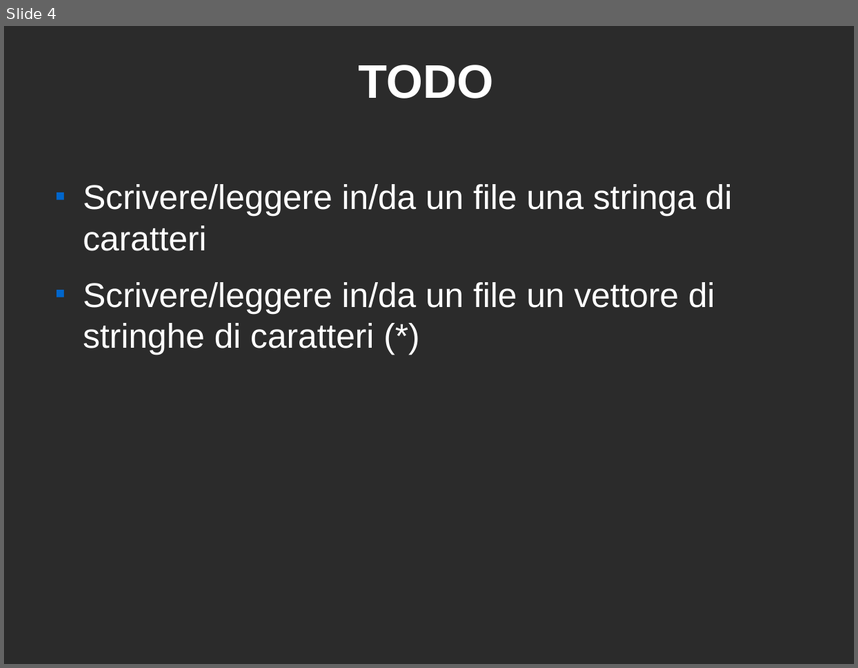
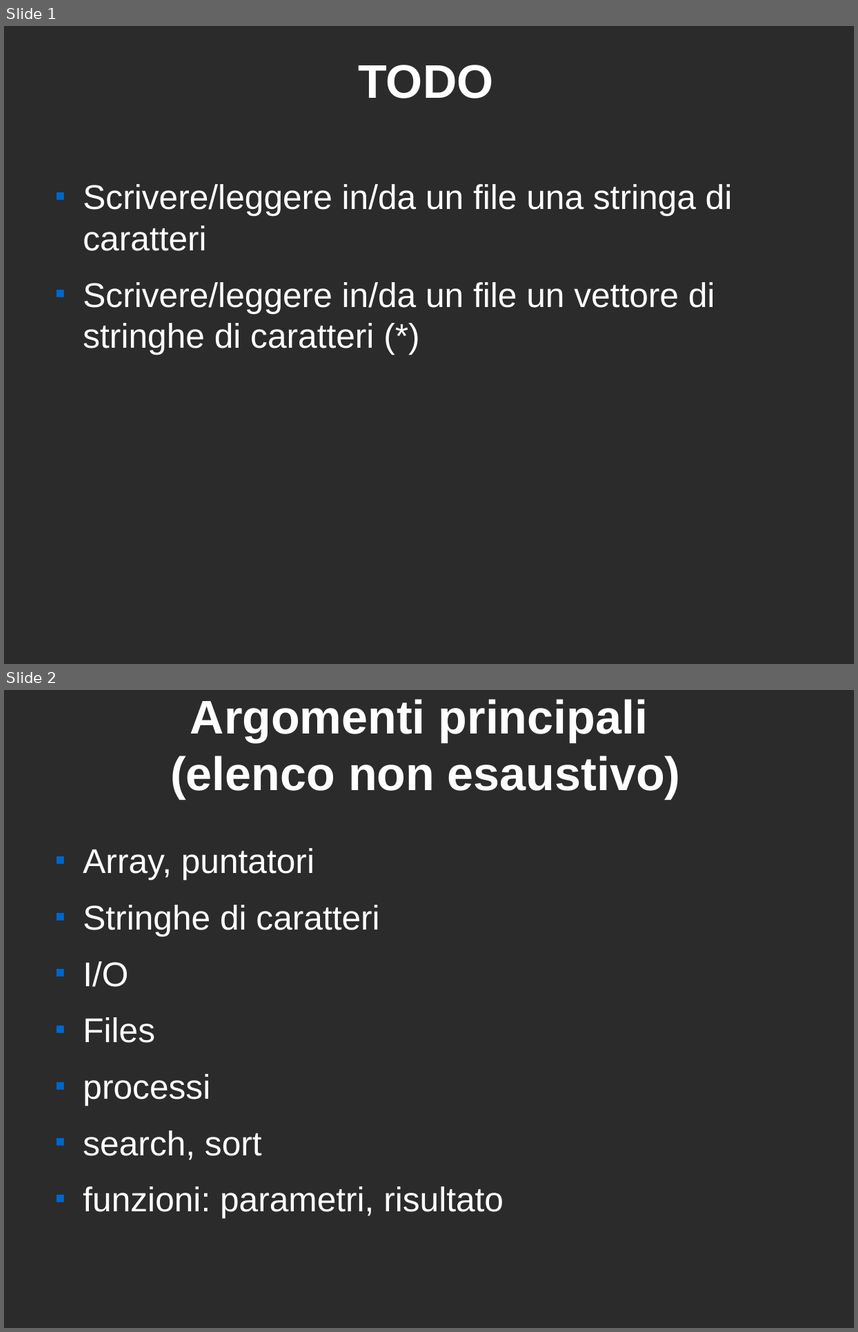
Before and after one commit to marcotessarotto/exOpSys, a slide deck: docs/argomenti.odp. Shown one above the other, each under a label of ours: slide 4 before the commit, slides 1 and 2 after it. The pictures are 858x668 and 858x1332 pixels, drawn with LibreOffice and Linux fonts; fonts in the diff are those of the drawing; background and template pictures are left out; a plain dark background stands for a picture behind light text. Boxes give left, top, right and bottom in pixels: in the first picture for what was removed or moved away, otherwise in the second. Text is boxed around its words. In the diff, an @@ line names an element or a change of style, - is before the commit and + after.

```diff
--- a/docs/argomenti.odp
+++ b/docs/argomenti.odp
@@ slide 2 added at (4,690,854,1328), background picture (left out) @@
@@ title added at (170,699,681,799), 44 pt, text #FFFFFF, bold @@
+Argomenti principali
+(elenco non esaustivo)
@@ text added at (83,848,504,1218), 32 pt, text #FFFFFF @@
+■ Array, puntatori
+■ Stringhe di caratteri
+■ I/O
+■ Files
+■ processi
+■ search, sort
+■ funzioni: parametri, risultato
@@ what was slide 4 is now slide 1 @@
```
Also in this commit, not shown: 1 slide changed, 6 other slides added, 2 slides removed.
